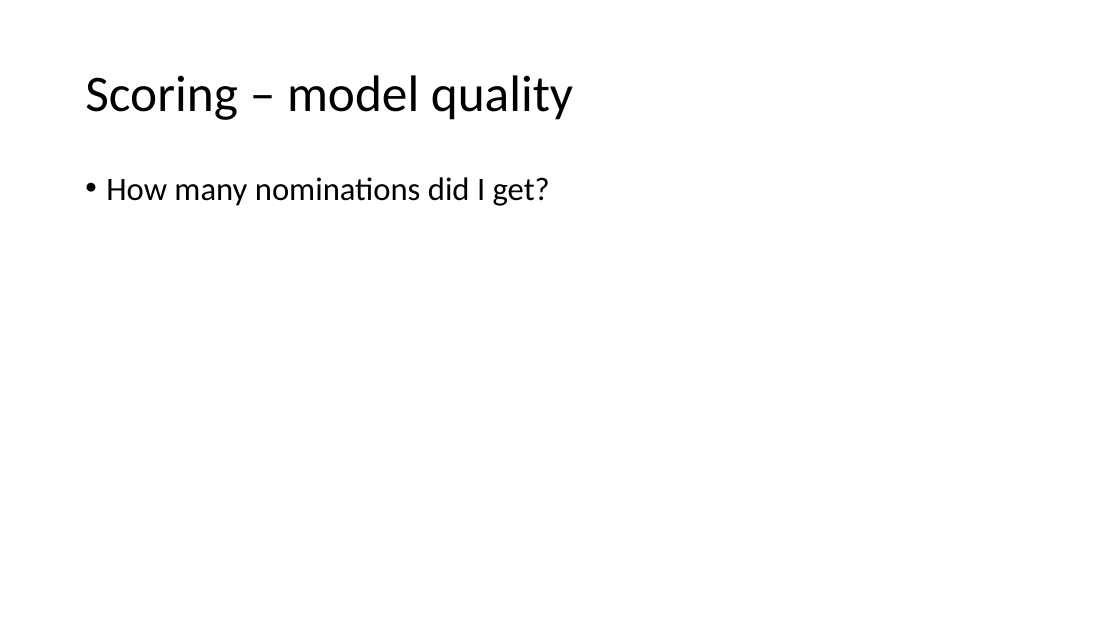
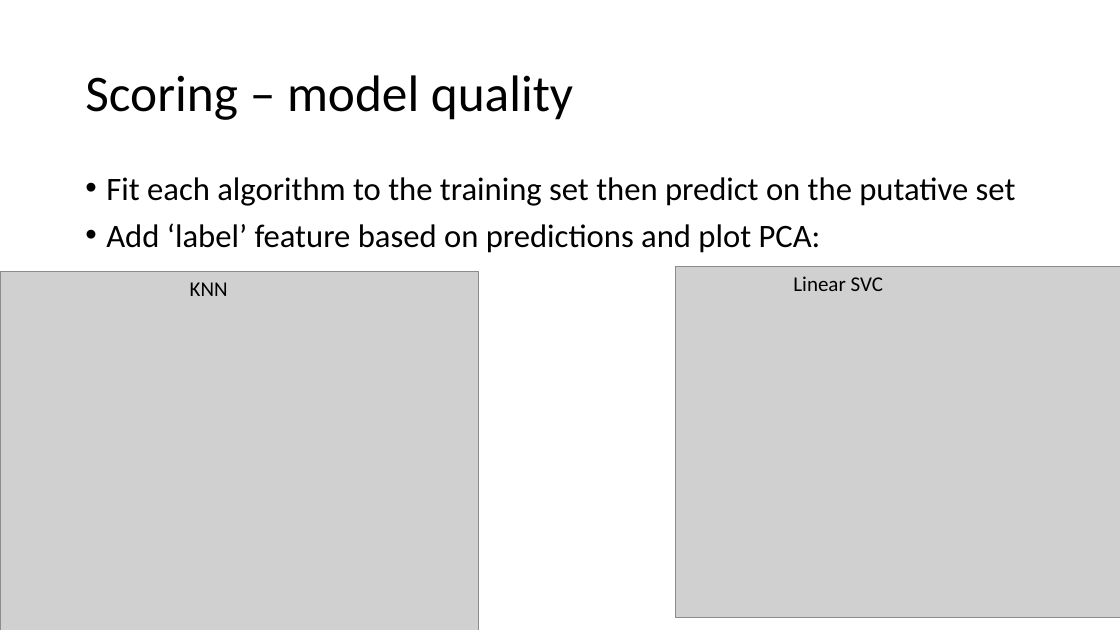
Before and after one commit to JoannaDrx/protein-classification, a slide deck: slide 17 of drugpro-jd.pptx. Drawn at 1120x630 pixels with LibreOffice and Linux fonts; fonts in the diff are those of the drawing; grey boxes stand for pictures. Boxes give left, top, right and bottom in pixels: in the first picture for what was removed or moved away, otherwise in the second. Text is boxed around its words. In the diff, an @@ line names an element or a change of style, - is before the commit and + after.

```diff
--- a/drugpro-jd.pptx
+++ b/drugpro-jd.pptx
@@ text at (106, 177, 1016, 253): text changed @@
-• How many nominations did I get?
+• Fit each algorithm to the training set then predict on the putative set
+• Add ‘label’ feature based on predictions and plot PCA:
@@ picture added at (676, 266, 1120, 618) @@
@@ picture added at (0, 271, 478, 630) @@
@@ text added at (190, 282, 228, 296), 18 pt, text #000000 @@
+KNN
@@ text added at (793, 276, 883, 291), 18 pt, text #000000 @@
+Linear SVC
```
Also in this commit, not shown: 6 other slides changed, 5 slides added, 5 slides removed, 25 other files.
